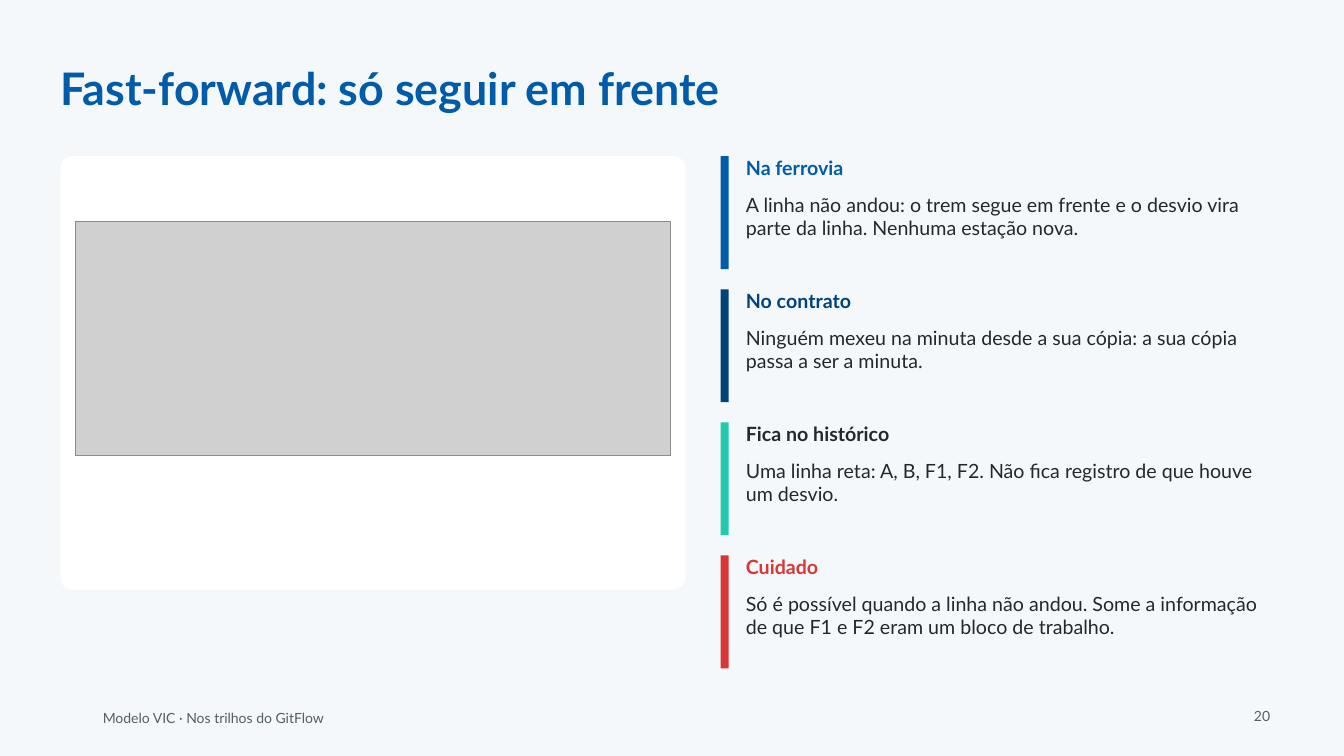
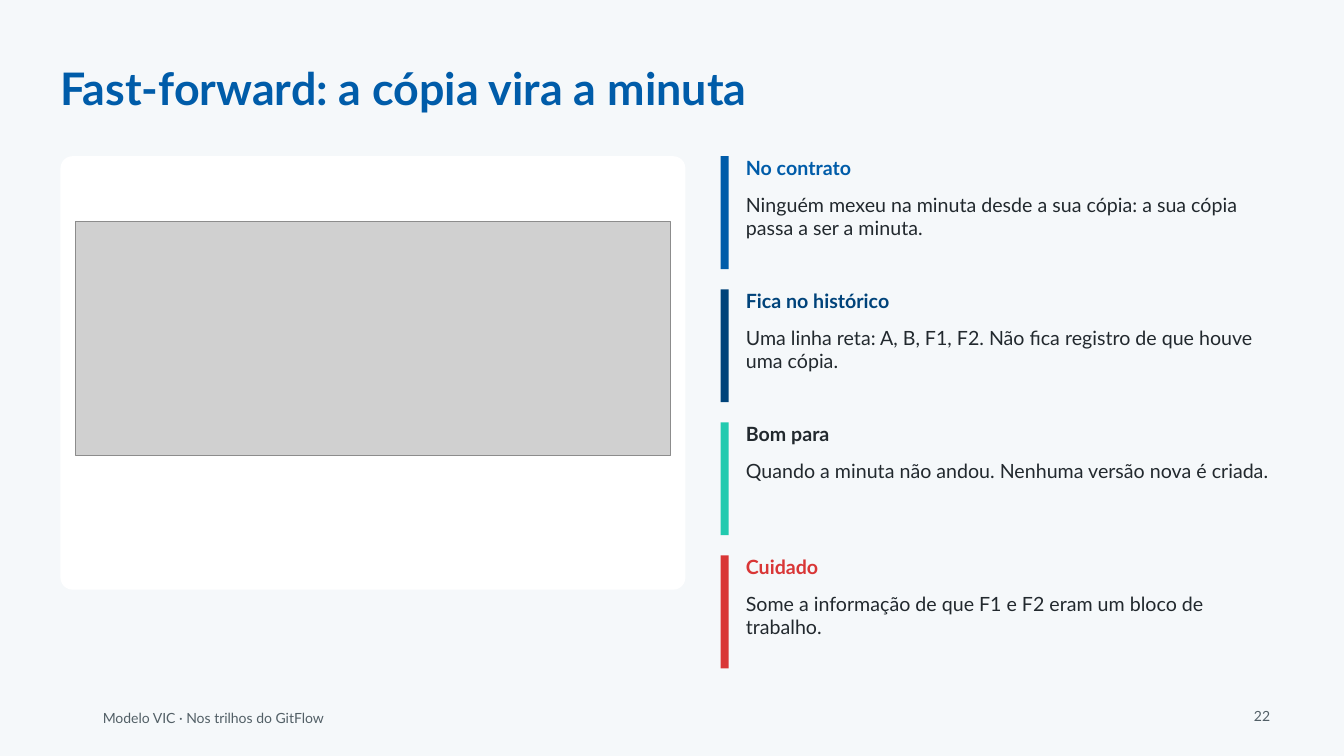
Before and after one commit to andromarcio/modelo-vic, a slide deck: slide 22 of treinamento/oficina-nos-trilhos/1-slides-nos-trilhos.pptx (slide 20 before the commit). Drawn at 1344x756 pixels with LibreOffice and Linux fonts; fonts in the diff are those of the drawing; grey boxes stand for pictures; background and template pictures are left out. Boxes give left, top, right and bottom in pixels: in the first picture for what was removed or moved away, otherwise in the second. Text is boxed around its words. In the diff, an @@ line names an element or a change of style, - is before the commit and + after.

```diff
--- a/treinamento/oficina-nos-trilhos/1-slides-nos-trilhos.pptx
+++ b/treinamento/oficina-nos-trilhos/1-slides-nos-trilhos.pptx
@@ title at <box>60,71,747,113</box>: text changed @@
-Fast-forward: só seguir em frente
+Fast-forward: a cópia vira a minuta
@@ text at <box>746,160,851,175</box>: text changed @@
-Na ferrovia
+No contrato
@@ text at <box>746,197,1237,239</box>: text changed @@
-A linha não andou: o trem segue em frente e o desvio vira parte da linha. Nenhuma estação nova.
+Ninguém mexeu na minuta desde a sua cópia: a sua cópia passa a ser a minuta.
@@ text at <box>746,293,889,308</box>: text changed @@
-No contrato
+Fica no histórico
@@ text at <box>746,330,1252,372</box>: text changed @@
-Ninguém mexeu na minuta desde a sua cópia: a sua cópia passa a ser a minuta.
+Uma linha reta: A, B, F1, F2. Não fica registro de que houve uma cópia.
@@ text at <box>746,427,829,445</box>: text changed @@
-Fica no histórico
+Bom para
@@ text at <box>746,463,1268,481</box>: text changed @@
-Uma linha reta: A, B, F1, F2. Não fica registro de que houve um desvio.
+Quando a minuta não andou. Nenhuma versão nova é criada.
@@ text at <box>746,596,1203,634</box>: text changed @@
-Só é possível quando a linha não andou. Some a informação de que F1 e F2 eram um bloco de trabalho.
+Some a informação de que F1 e F2 eram um bloco de trabalho.
@@ page number at <box>1254,711,1270,721</box>: text changed @@
-20
+22
```
Also in this commit, not shown: 27 other slides changed, 8 slides added, 6 slides removed, 8 other files.
